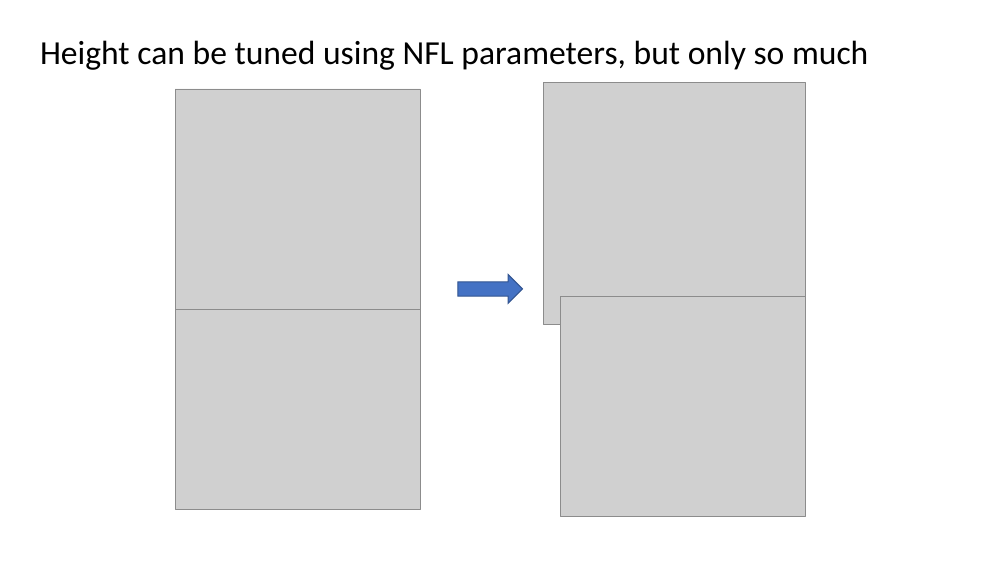
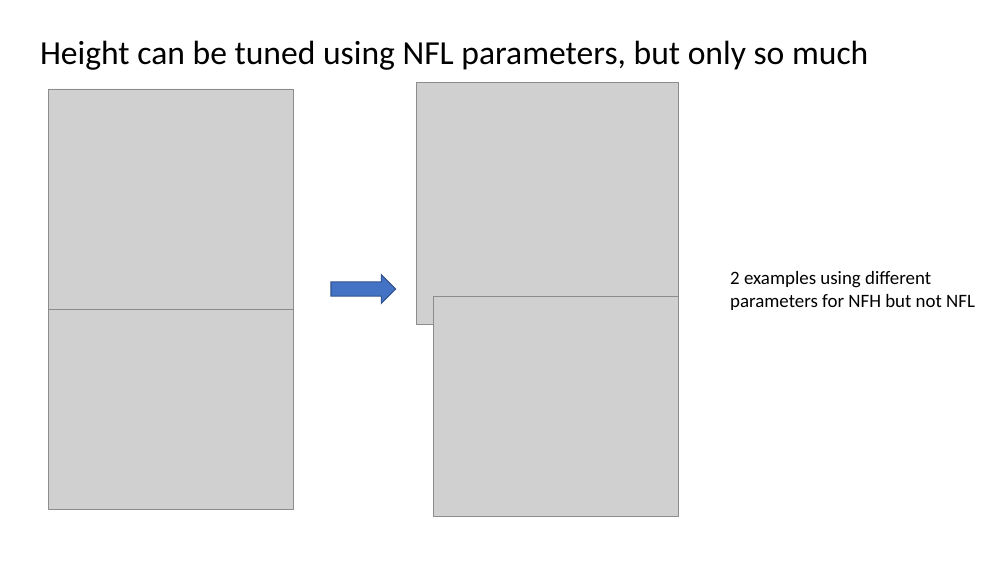
Before and after one commit to tyokokur/presentations, a slide deck: slide 4 of 20230331 EAD Update.pptx. Drawn at 1008x567 pixels with LibreOffice and Linux fonts; fonts in the diff are those of the drawing; grey boxes stand for pictures. Boxes give left, top, right and bottom in pixels: in the first picture for what was removed or moved away, otherwise in the second. Text is boxed around its words. In the diff, an @@ line names an element or a change of style, - is before the commit and + after.

Commit message:
autocommit

```diff
--- a/20230331 EAD Update.pptx
+++ b/20230331 EAD Update.pptx
@@ 4 pictures, 1 right arrow: place and size @@
-4 pictures, 1 right arrow at box(175, 82, 805, 516)
+4 pictures, 1 right arrow at box(48, 82, 678, 516)
@@ text added at box(730, 271, 975, 310), 18 pt, text #000000 @@
+2 examples using different parameters for NFH but not NFL
```
